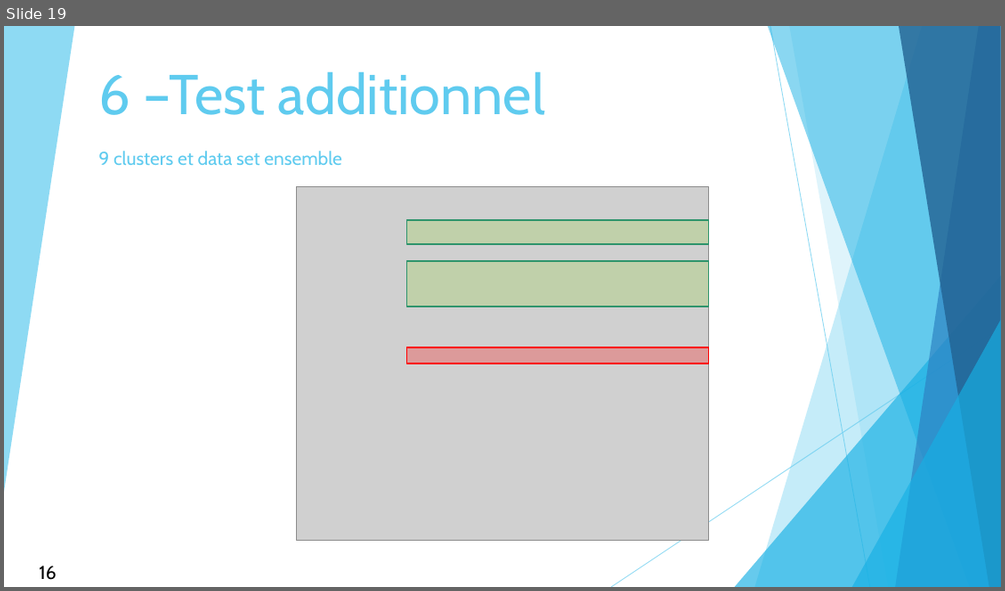
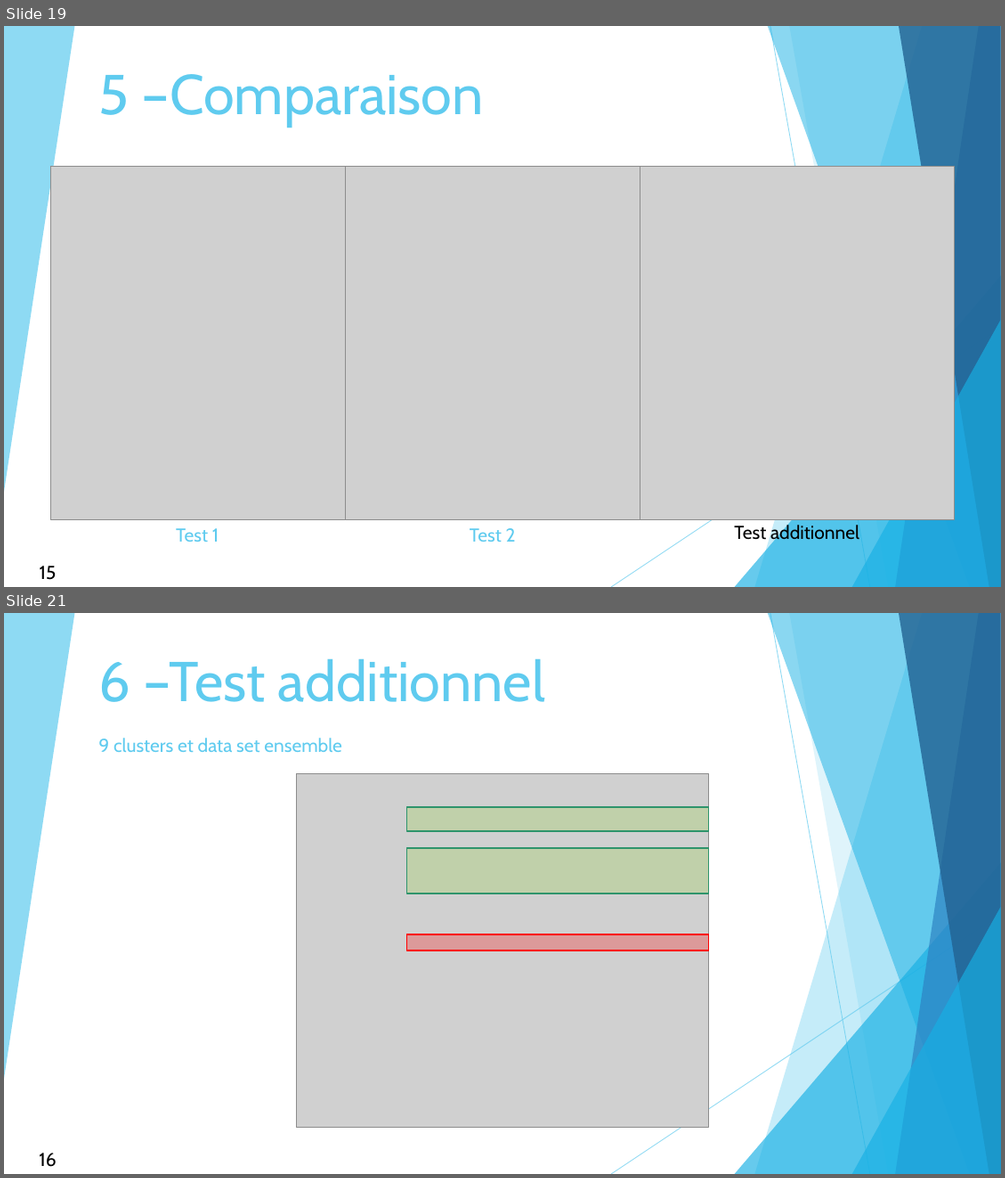
Before and after one commit to douglasmmachado/MedicineConsumption, a slide deck: results_presentation.pptx. Shown one above the other, each under a label of ours: slide 19 before the commit, slides 19 and 21 after it; the slides between them are not shown. The pictures are 1005x591 and 1005x1178 pixels, drawn with LibreOffice and Linux fonts; fonts in the diff are those of the drawing; grey boxes stand for pictures. Boxes give left, top, right and bottom in pixels: in the first picture for what was removed or moved away, otherwise in the second. Text is boxed around its words. In the diff, an @@ line names an element or a change of style, - is before the commit and + after.

```diff
--- a/results_presentation.pptx
+++ b/results_presentation.pptx
@@ slide 19 added at [4,26,1001,587], background #FFFFFF; not listed: 10 template elements that a slide beside it also shows @@
@@ title added at [98,74,484,127], 54 pt, text #5FCBEF @@
+5 –Comparaison
@@ picture added at [51,167,346,520] @@
@@ picture added at [346,167,640,520] @@
@@ picture added at [639,167,954,520] @@
@@ text added at [176,528,218,541], 18 pt, text #5FCBEF @@
+Test 1
@@ text added at [469,528,516,541], 18 pt, text #5FCBEF @@
+Test 2
@@ text added at [734,523,859,544], 18 pt, text #000000 @@
+Test additionnel
@@ text added at [40,565,57,580], 18 pt, text #000000 @@
+15
@@ what was slide 19 is now slide 21 @@
```
Also in this commit, not shown: 2 other slides added.
